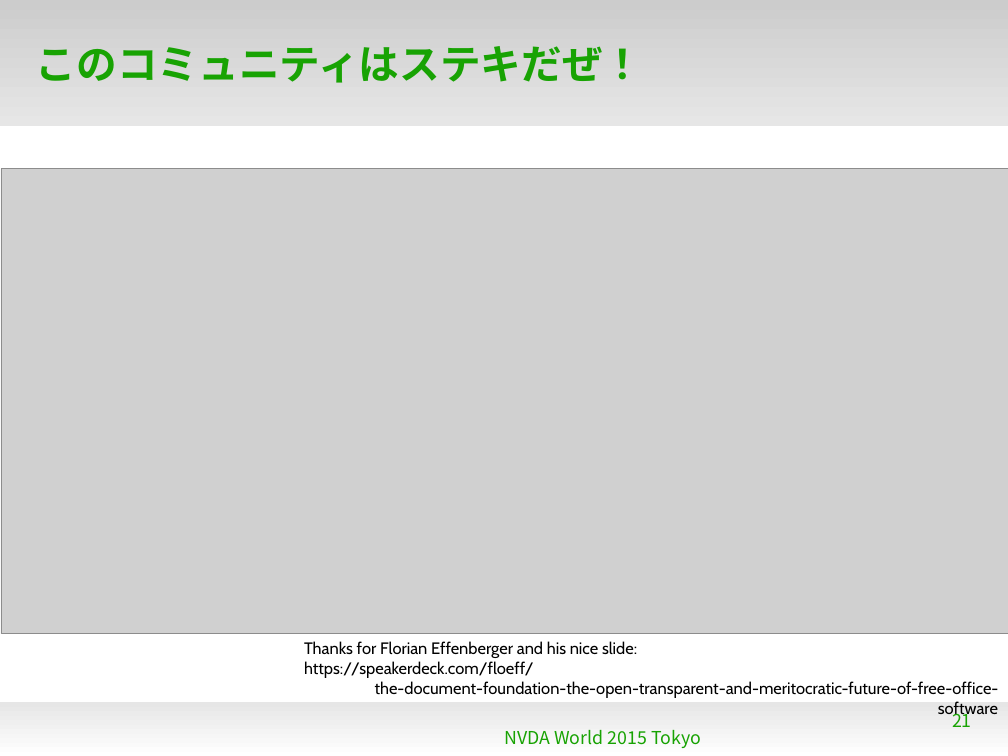
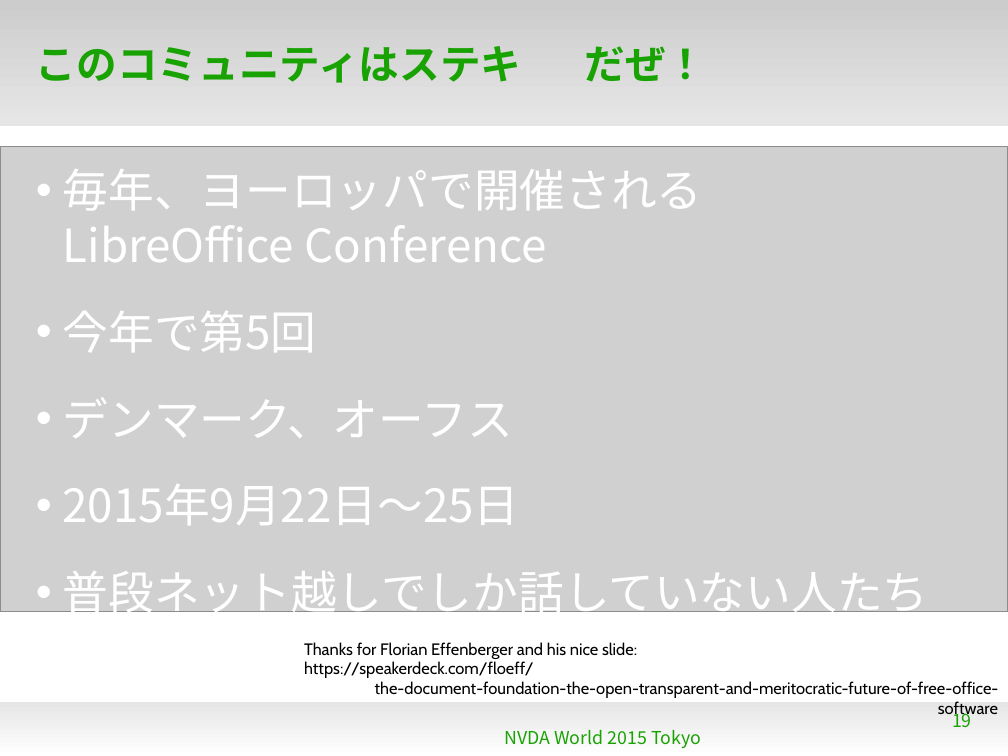
Before and after one commit to naruoga/KantoLibreOffice, a slide deck: slide 19 of others/NVDAworld2015.odp (slide 21 before the commit). Drawn at 1008x756 pixels with LibreOffice and Linux fonts; fonts in the diff are those of the drawing; grey boxes stand for pictures; background and template pictures are left out. Boxes give left, top, right and bottom in pixels: in the first picture for what was removed or moved away, otherwise in the second. Text is boxed around its words. In the diff, an @@ line names an element or a change of style, - is before the commit and + after.

```diff
--- a/others/NVDAworld2015.odp
+++ b/others/NVDAworld2015.odp
@@ title at box(36, 46, 707, 83): spaces changed @@
-このコミュニティはステキだぜ！
+このコミュニティはステキ だぜ！
@@ picture: place and size @@
-picture at box(1, 168, 1008, 634)
+picture at box(0, 146, 1008, 612)
@@ text added at box(63, 169, 929, 675), 36 pt, text #FFFFFF @@
+• 毎年、ヨーロッパで開催される
+  LibreOffice Conference
+• 今年で第5回
+• デンマーク、オーフス
+• 2015年9月22日〜25日
+• 普段ネット越しでしか話していない人たちと会ってビール飲むのが楽しみです
@@ page number at box(952, 709, 972, 727): text changed @@
-21
+19
```
Also in this commit, not shown: 12 other slides changed, 15 slides added, 2 slides removed.
